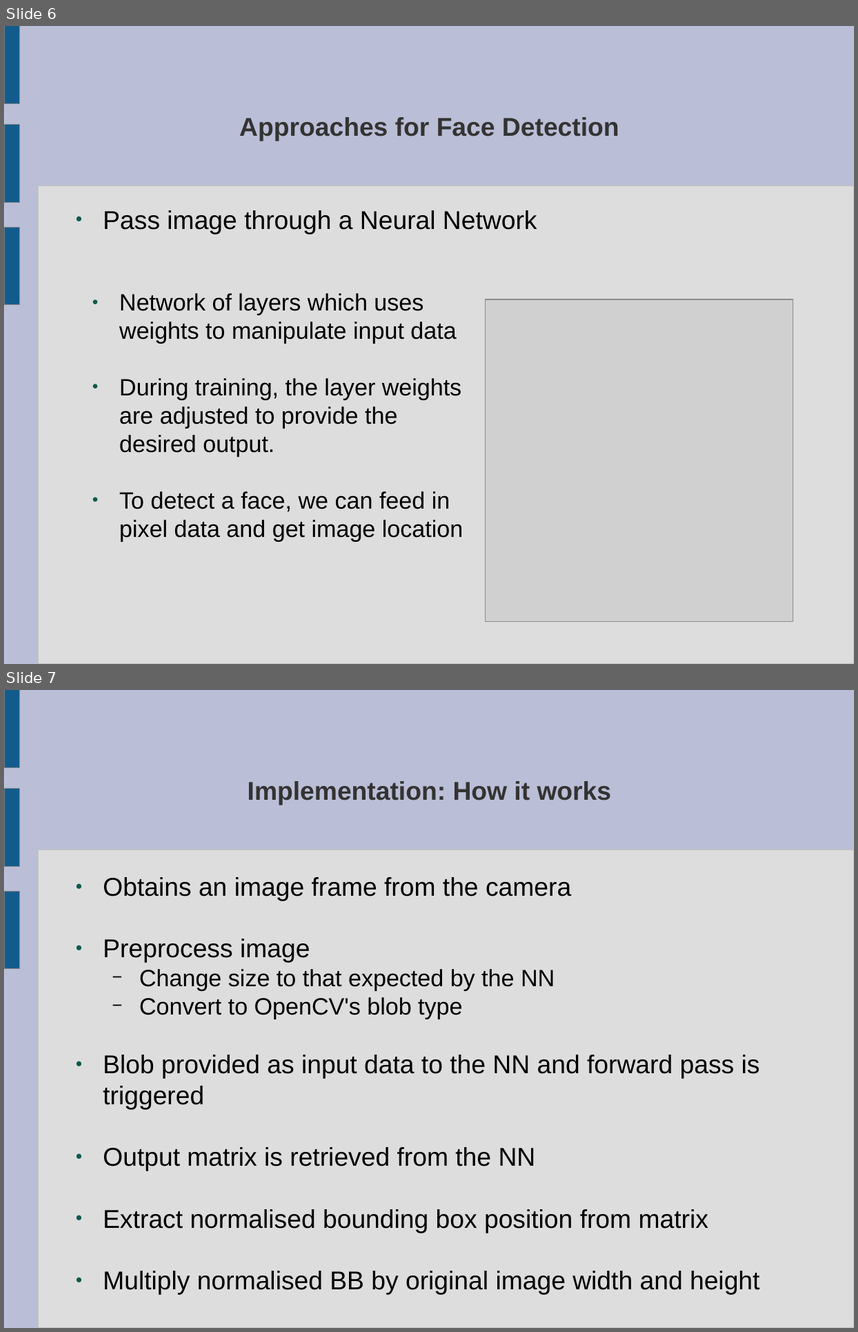
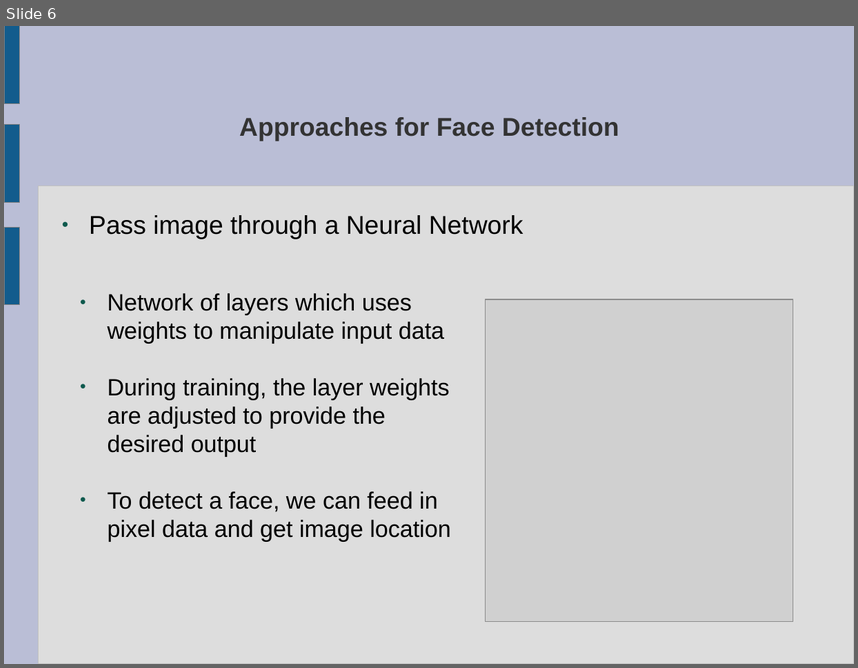
Before and after one commit to Payne325/Talks, a slide deck: bongosero/Games Wales/Games Wales Presentation.odp. Shown one above the other, each under a label of ours: slides 6 and 7 before the commit, slide 6 after it. The pictures are 858x1332 and 858x668 pixels, drawn with LibreOffice and Linux fonts; fonts in the diff are those of the drawing; grey boxes stand for pictures. Boxes give left, top, right and bottom in pixels: in the first picture for what was removed or moved away, otherwise in the second. Text is boxed around its words. In the diff, an @@ line names an element or a change of style, - is before the commit and + after.

```diff
--- a/bongosero/Games Wales/Games Wales Presentation.odp
+++ b/bongosero/Games Wales/Games Wales Presentation.odp
@@ slide 7 removed at [4, 690, 854, 1328], background #BABED6; not listed: 4 template elements that a slide beside it also shows @@
@@ title removed at [248, 781, 612, 805] @@
-Implementation: How it works
@@ text removed at [103, 877, 760, 1294] @@
-● Obtains an image frame from the camera
-● Preprocess image
-  − Change size to that expected by the NN
-  − Convert to OpenCV's blob type
-● Blob provided as input data to the NN and forward pass is triggered
-● Output matrix is retrieved from the NN
-● Extract normalised bounding box position from matrix
-● Multiply normalised BB by original image width and height
@@ slide 6 changed as well @@
@@ text "Pass image through a Neural ...": place and size @@
-text "Pass image through a Neural ..." at [103, 210, 537, 234]
+text "Pass image through a Neural ..." at [89, 215, 524, 239]
@@ text "Network of layers which uses ...": place and size @@
-text "Network of layers which uses ..." at [119, 293, 463, 541]
+text "Network of layers which uses ..." at [107, 293, 450, 541]
@@ text at [107, 378, 450, 456]: text changed @@
-● During training, the layer weights are adjusted to provide the desired output.
+● During training, the layer weights are adjusted to provide the desired output
```
Also in this commit, not shown: 6 other slides changed, 6 slides added, 5 other slides removed, 1 other file.
